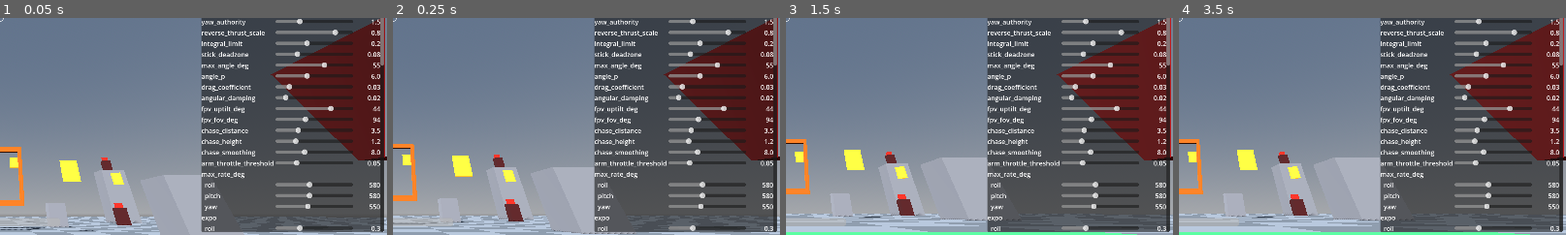
Above: before the commit, frames 1-4 (left to right).
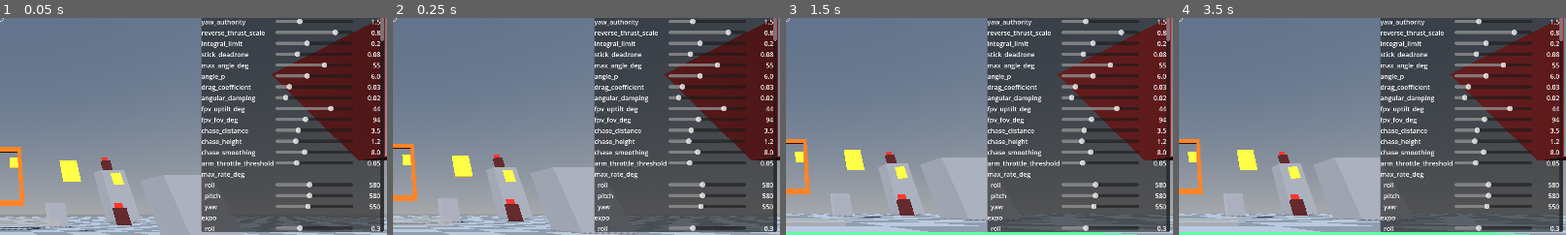
Above: after the commit, the same moments.

Repository: EhudVardi/QuadShot
Game: Godot game, scene res://scenes/main.tscn
Same seed, same stepped clock (60 frames per second), same inputs: the game is played once before the commit and once after it.
Inputs:
- Up to frame 1 (0.05 s): no input
- Up to frame 2 (0.25 s): no input
- Up to frame 3 (1.5 s): click "Defaults" at 0.5 s; click "three_d" at 1.25 s
- Up to frame 4 (3.5 s): click "Defaults" at 2 s; click "three_d" at 2.75 s
The pictures show only the part of the screen within x 50-100%, y 50-100%; the shares and areas given below are measured in that part.

The runs differ from the first frame. In frame 1, 0.1% of the frame differs, in the area x 98-100%, y 10-22%; in frame 2, 0.1%; in frame 3, 0.1%; in frame 4, 0.1%.

Commit message:
M3: enemy attack drone
Kinematic flyer (CharacterBody3D, floating): steers toward a wander
waypoint until the armed player enters sight range with line of
sight, then holds an orbit slot at preferred range (random orbit
direction per drone) while firing led bolts with a random aim-jitter
cone - the dodgeability knob. Yaws into velocity with cosmetic
banking. Spawned and reaped by the upcoming WaveDirector; explodes
and awards points via the shared destroyed signal. All behavior
numbers live in CombatConfig / the overlay.

Diff:
--- a/resources/combat_config.gd
+++ b/resources/combat_config.gd
@@ -38,6 +38,29 @@
 @export var target_points: float = 100.0
 @export var target_respawn_delay: float = 8.0
 
+@export_group("Enemies")
+@export var enemy_health: float = 40.0
+@export var enemy_points: float = 150.0
+@export var enemy_speed: float = 14.0
+@export var enemy_accel: float = 18.0
+@export var enemy_sight_range: float = 60.0
+## Enemies orbit the player at roughly this distance while attacking.
+@export var enemy_preferred_range: float = 18.0
+@export var enemy_fire_rate: float = 1.5
+@export var enemy_muzzle_speed: float = 45.0
+@export var enemy_damage: float = 8.0
+## Random cone added to enemy aim — the dodgeability knob.
+@export var enemy_aim_jitter_deg: float = 3.0
+
+@export_group("Waves")
+@export var wave_base_enemies: float = 2.0
+## Extra enemies added per wave.
+@export var wave_growth: float = 1.0
+@export var wave_intermission: float = 8.0
+## Kills within this window raise the score multiplier.
+@export var combo_window: float = 4.0
+@export var combo_max: float = 5.0
+
 
 const SAVE_PATH: String = "user://combat_config.tres"
 const DEFAULTS_PATH: String = "res://resources/default_combat_config.tres"
--- a/resources/default_combat_config.tres
+++ b/resources/default_combat_config.tres
@@ -24,3 +24,18 @@
 turret_points = 250.0
 target_points = 100.0
 target_respawn_delay = 8.0
+enemy_health = 40.0
+enemy_points = 150.0
+enemy_speed = 14.0
+enemy_accel = 18.0
+enemy_sight_range = 60.0
+enemy_preferred_range = 18.0
+enemy_fire_rate = 1.5
+enemy_muzzle_speed = 45.0
+enemy_damage = 8.0
+enemy_aim_jitter_deg = 3.0
+wave_base_enemies = 2.0
+wave_growth = 1.0
+wave_intermission = 8.0
+combo_window = 4.0
+combo_max = 5.0
--- /dev/null
+++ b/scenes/combat/enemy_drone.tscn
@@ -0,0 +1,45 @@
+[gd_scene load_steps=9 format=3]
+
+[ext_resource type="Script" path="res://scripts/combat/enemy_drone.gd" id="1_ed"]
+[ext_resource type="Resource" path="res://resources/default_combat_config.tres" id="2_ccfg"]
+[ext_resource type="Script" path="res://scripts/combat/health.gd" id="3_hp"]
+
+[sub_resource type="StandardMaterial3D" id="mat_body"]
+albedo_color = Color(0.12, 0.1, 0.12, 1)
+
+[sub_resource type="StandardMaterial3D" id="mat_eye"]
+albedo_color = Color(1, 0.15, 0.1, 1)
+emission_enabled = true
+emission = Color(1, 0.1, 0.05, 1)
+emission_energy_multiplier = 2.5
+
+[sub_resource type="BoxMesh" id="mesh_body"]
+material = SubResource("mat_body")
+size = Vector3(0.5, 0.16, 0.5)
+
+[sub_resource type="BoxMesh" id="mesh_eye"]
+material = SubResource("mat_eye")
+size = Vector3(0.14, 0.08, 0.08)
+
+[sub_resource type="BoxShape3D" id="shape_body"]
+size = Vector3(0.5, 0.2, 0.5)
+
+[node name="EnemyDrone" type="CharacterBody3D" groups=["enemies"]]
+motion_mode = 1
+script = ExtResource("1_ed")
+combat_config = ExtResource("2_ccfg")
+
+[node name="Visual" type="Node3D" parent="."]
+
+[node name="Body" type="MeshInstance3D" parent="Visual"]
+mesh = SubResource("mesh_body")
+
+[node name="Eye" type="MeshInstance3D" parent="Visual"]
+transform = Transform3D(1, 0, 0, 0, 1, 0, 0, 0, 1, 0, 0.04, -0.24)
+mesh = SubResource("mesh_eye")
+
+[node name="Collision" type="CollisionShape3D" parent="."]
+shape = SubResource("shape_body")
+
+[node name="Health" type="Node" parent="."]
+script = ExtResource("3_hp")
--- /dev/null
+++ b/scripts/combat/enemy_drone.gd
@@ -0,0 +1,154 @@
+class_name EnemyDrone
+extends CharacterBody3D
+
+## Enemy attack drone (roadmap M3). Kinematic flyer: accelerates toward a
+## desired point (wander waypoint, or an orbit slot around the player when
+## engaging), yaws into its velocity, banks visually, and fires led,
+## jittered bolts. Spawned and reaped by the WaveDirector; no self-respawn.
+
+signal destroyed(points: float)
+
+## Combat-AI feel constants (not flight/input physics).
+const MIN_ALTITUDE: float = 2.0
+const WANDER_RADIUS: float = 25.0
+const ORBIT_TANGENT_BIAS: float = 8.0
+
+@export var combat_config: CombatConfig
+
+## Read by projectiles: enemy fire never damages enemies.
+var team: StringName = &"enemy"
+
+@onready var _visual: Node3D = $Visual
+@onready var _health: Health = $Health
+
+var _player: FlightController
+var _pool: ProjectilePool
+var _home: Vector3
+var _wander_target: Vector3
+var _cooldown: float = 0.0
+var _orbit_sign: float = 1.0
+var _rng := RandomNumberGenerator.new()
+
+
+func _ready() -> void:
+	_home = global_position
+	_rng.randomize()
+	_orbit_sign = 1.0 if _rng.randf() < 0.5 else -1.0
+	_health.max_health = combat_config.enemy_health
+	_health.revive()
+	_health.died.connect(_on_died)
+	_pick_wander_target()
+
+
+func take_hit(damage: float) -> void:
+	_health.take(damage)
+
+
+func _physics_process(delta: float) -> void:
+	_cooldown = maxf(_cooldown - delta, 0.0)
+	if _player == null:
+		_player = get_tree().get_first_node_in_group(&"player") as FlightController
+	if _pool == null:
+		_pool = get_tree().get_first_node_in_group(&"projectile_pool") as ProjectilePool
+	var desired_point: Vector3
+	if _can_engage():
+		desired_point = _orbit_point()
+		_try_fire()
+	else:
+		if global_position.distance_to(_wander_target) < 3.0:
+			_pick_wander_target()
+		desired_point = _wander_target
+	desired_point.y = maxf(desired_point.y, MIN_ALTITUDE)
+	_steer_toward(desired_point, delta)
+	move_and_slide()
+	_face_velocity(delta)
+
+
+func _can_engage() -> bool:
+	if _player == null or _pool == null:
+		return false
+	# visible=false is the player's death state (main.gd).
+	if not _player.armed or not _player.visible:
+		return false
+	if global_position.distance_to(_player.global_position) > combat_config.enemy_sight_range:
+		return false
+	return _has_line_of_sight()
+
+
+func _has_line_of_sight() -> bool:
+	var query := PhysicsRayQueryParameters3D.create(global_position, _player.global_position)
+	query.exclude = [get_rid()]
+	var hit: Dictionary = get_world_3d().direct_space_state.intersect_ray(query)
+	return not hit.is_empty() and hit["collider"] == _player
+
+
+## Orbit slot: hold preferred range while sliding sideways around the player.
+func _orbit_point() -> Vector3:
+	var from_player: Vector3 = global_position - _player.global_position
+	var flat := Vector3(from_player.x, 0.0, from_player.z)
+	if flat.length_squared() < 0.25:
+		flat = Vector3.FORWARD
+	var radial: Vector3 = flat.normalized()
+	var tangent: Vector3 = radial.cross(Vector3.UP) * _orbit_sign
+	return _player.global_position + radial * combat_config.enemy_preferred_range \
+			+ tangent * ORBIT_TANGENT_BIAS + Vector3.UP * 2.0
+
+
+func _steer_toward(point: Vector3, delta: float) -> void:
+	var offset: Vector3 = point - global_position
+	# Arrive: full speed far out, ease in over the last few meters.
+	var desired_speed: float = minf(offset.length() * 1.5, combat_config.enemy_speed)
+	var desired_velocity: Vector3 = offset.normalized() * desired_speed
+	velocity = velocity.move_toward(desired_velocity, combat_config.enemy_accel * delta)
+
+
+func _face_velocity(delta: float) -> void:
+	var flat := Vector3(velocity.x, 0.0, velocity.z)
+	var blend: float = 1.0 - exp(-6.0 * delta)
+	if flat.length() > 2.0:
+		rotation.y = lerp_angle(rotation.y, atan2(-flat.x, -flat.z), blend)
+	# Cosmetic banking: nose down with forward speed, roll into strafes.
+	var local_velocity: Vector3 = global_basis.inverse() * velocity
+	_visual.rotation.x = lerpf(_visual.rotation.x,
+			clampf(local_velocity.z * 0.03, -0.5, 0.5), blend)
+	_visual.rotation.z = lerpf(_visual.rotation.z,
+			clampf(-local_velocity.x * 0.03, -0.5, 0.5), blend)
+
+
+func _try_fire() -> void:
+	if _cooldown > 0.0:
+		return
+	var flight_time: float = global_position.distance_to(_player.global_position) \
+			/ combat_config.enemy_muzzle_speed
+	var lead: Vector3 = _player.global_position + _player.linear_velocity * flight_time
+	var direction: Vector3 = (lead - global_position).normalized()
+	direction = _jitter(direction)
+	var lifetime: float = combat_config.enemy_sight_range / combat_config.enemy_muzzle_speed * 1.6
+	_pool.fire(global_position + direction * 0.6,
+			direction * combat_config.enemy_muzzle_speed,
+			combat_config.enemy_damage, team, [get_rid()], 0.0, lifetime)
+	SoundBank.play_at(&"shot", global_position, -8.0, 0.25)
+	_cooldown = 1.0 / combat_config.enemy_fire_rate
+
+
+## Random cone around the aim direction — keeps enemy fire dodgeable.
+func _jitter(direction: Vector3) -> Vector3:
+	var spread: float = tan(deg_to_rad(combat_config.enemy_aim_jitter_deg)) * _rng.randf()
+	var perpendicular: Vector3 = direction.cross(Vector3.UP)
+	if perpendicular.length_squared() < 0.000001:
+		perpendicular = Vector3.RIGHT
+	perpendicular = perpendicular.normalized().rotated(direction, _rng.randf_range(0.0, TAU))
+	return (direction + perpendicular * spread).normalized()
+
+
+func _pick_wander_target() -> void:
+	_wander_target = _home + Vector3(
+			_rng.randf_range(-WANDER_RADIUS, WANDER_RADIUS),
+			_rng.randf_range(2.0, 14.0),
+			_rng.randf_range(-WANDER_RADIUS, WANDER_RADIUS))
+
+
+func _on_died() -> void:
+	Effects.explosion(get_tree().root, global_position, 1.2)
+	destroyed.emit(combat_config.enemy_points)
+	queue_free()
--- a/scripts/ui/debug_overlay.gd
+++ b/scripts/ui/debug_overlay.gd
@@ -77,6 +77,21 @@
 	["turret_points", 0.0, 1000.0, 10.0],
 	["target_points", 0.0, 500.0, 10.0],
 	["target_respawn_delay", 0.0, 30.0, 1.0],
+	["enemy_health", 5.0, 300.0, 5.0],
+	["enemy_points", 0.0, 1000.0, 10.0],
+	["enemy_speed", 2.0, 40.0, 1.0],
+	["enemy_accel", 2.0, 60.0, 1.0],
+	["enemy_sight_range", 10.0, 150.0, 5.0],
+	["enemy_preferred_range", 5.0, 60.0, 1.0],
+	["enemy_fire_rate", 0.2, 8.0, 0.1],
+	["enemy_muzzle_speed", 10.0, 120.0, 5.0],
+	["enemy_damage", 1.0, 50.0, 1.0],
+	["enemy_aim_jitter_deg", 0.0, 15.0, 0.5],
+	["wave_base_enemies", 1.0, 10.0, 1.0],
+	["wave_growth", 0.0, 5.0, 0.5],
+	["wave_intermission", 0.0, 30.0, 1.0],
+	["combo_window", 0.5, 15.0, 0.5],
+	["combo_max", 1.0, 10.0, 1.0],
 ]
 
 
Not shown, added: scripts/combat/enemy_drone.gd.uid
